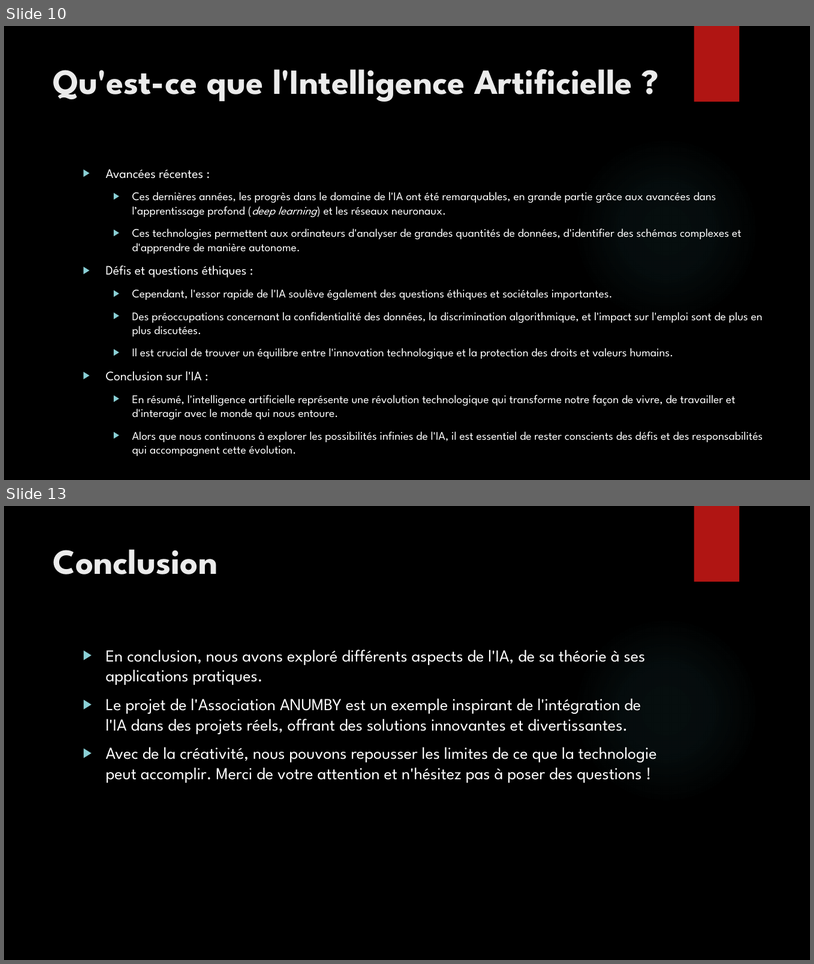
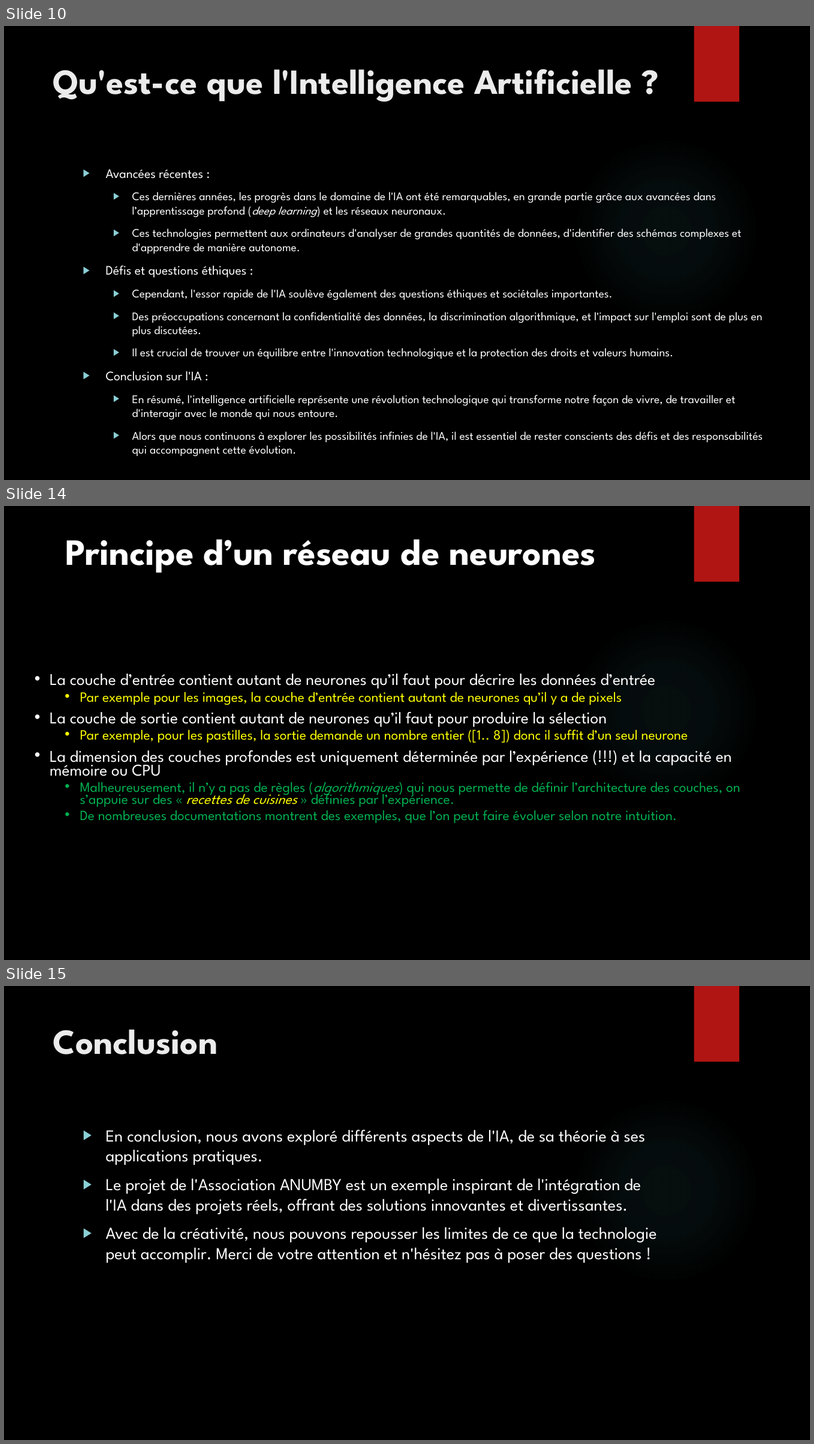
Before and after one commit to anumby-source/AnumbyMasterMind, a slide deck: Présentation/Presentation.pptx. Shown one above the other, each under a label of ours: slides 10 and 13 before the commit, slides 10, 14 and 15 after it; the slides between them are not shown. The pictures are 814x964 and 814x1444 pixels, drawn with LibreOffice and Linux fonts; fonts in the diff are those of the drawing; background and template pictures are left out. Boxes give left, top, right and bottom in pixels: in the first picture for what was removed or moved away, otherwise in the second. Text is boxed around its words. In the diff, an @@ line names an element or a change of style, - is before the commit and + after.

```diff
--- a/Présentation/Presentation.pptx
+++ b/Présentation/Presentation.pptx
@@ slide 14 added at box(4, 506, 810, 960), background picture (left out); not listed: 2 template elements that a slide beside it also shows @@
@@ text added at box(65, 539, 596, 573), 44 pt, text #FFFFFF, bold @@
+Principe d’un réseau de neurones
@@ text added at box(50, 673, 741, 823), 16.8 pt, text #FFFFFF @@
+• La couche d’entrée contient autant de neurones qu’il faut pour décrire les données d’entrée
+  • Par exemple pour les images, la couche d’entrée contient autant de neurones qu’il y a de pixels
+• La couche de sortie contient autant de neurones qu’il faut pour produire la sélection
+  • Par exemple, pour les pastilles, la sortie demande un nombre entier ([1.. 8]) donc il suffit d’un seul neurone
+• La dimension des couches profondes est uniquement déterminée par l’expérience (!!!) et la capacité en mémoire ou CPU
+  • Malheureusement, il n’y a pas de règles (algorithmiques) qui nous permette de définir l’architecture des couches, on s’appuie sur des « recettes de cuisines » définies par l’expérience.
+  • De nombreuses documentations montrent des exemples, que l’on peut faire évoluer selon notre intuition.
@@ what was slide 13 is now slide 15 @@
```
Also in this commit, not shown: 3 slides changed, 1 other slide added, 1 other file.
